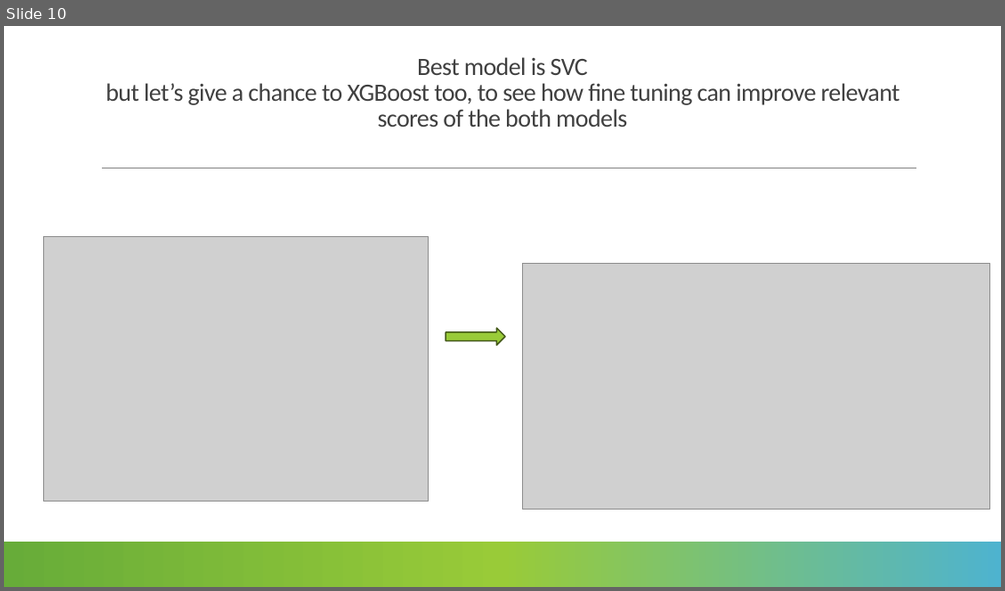
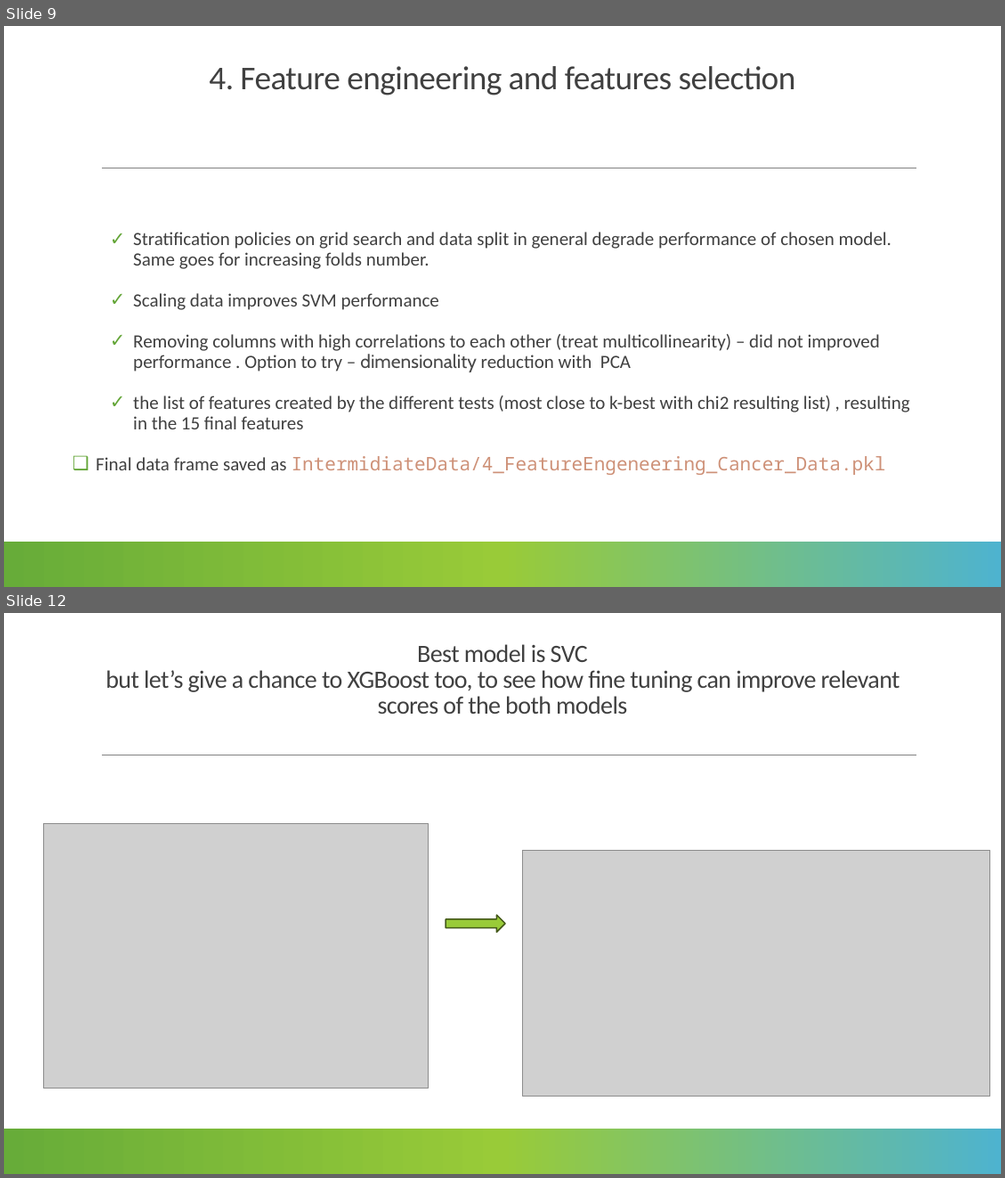
Before and after one commit to lmanov1/CancerPrediction, a slide deck: PROJECT_PRESENTATION.pptx. Shown one above the other, each under a label of ours: slide 10 before the commit, slides 9 and 12 after it; the slides between them are not shown. The pictures are 1005x591 and 1005x1178 pixels, drawn with LibreOffice and Linux fonts; fonts in the diff are those of the drawing; grey boxes stand for pictures. Boxes give left, top, right and bottom in pixels: in the first picture for what was removed or moved away, otherwise in the second. Text is boxed around its words. In the diff, an @@ line names an element or a change of style, - is before the commit and + after.

```diff
--- a/PROJECT_PRESENTATION.pptx
+++ b/PROJECT_PRESENTATION.pptx
@@ slide 9 added at (x1=4, y1=26, x2=1001, y2=587), background #FFFFFF; not listed: 4 template elements that a slide beside it also shows @@
@@ title added at (x1=209, y1=66, x2=796, y2=95), 32 pt, text #404040 @@
+4. Feature engineering and features selection
@@ text added at (x1=96, y1=232, x2=910, y2=475), 18 pt, text #404040 @@
+    ✓ Stratification policies on grid search and data split in general degrade performance of chosen model. Same goes for increasing folds number.
+    ✓ Scaling data improves SVM performance
+    ✓ Removing columns with high correlations to each other (treat multicollinearity) – did not improved performance . Option to try – dimensionality reduction with PCA
+    ✓ the list of features created by the different tests (most close to k-best with chi2 resulting list) , resulting in the 15 final features
+❑ Final data frame saved as IntermidiateData/4_FeatureEngeneering_Cancer_Data.pkl
@@ what was slide 10 is now slide 12 @@
```
Also in this commit, not shown: 10 slides changed, 1 other slide added, 2 other files.
